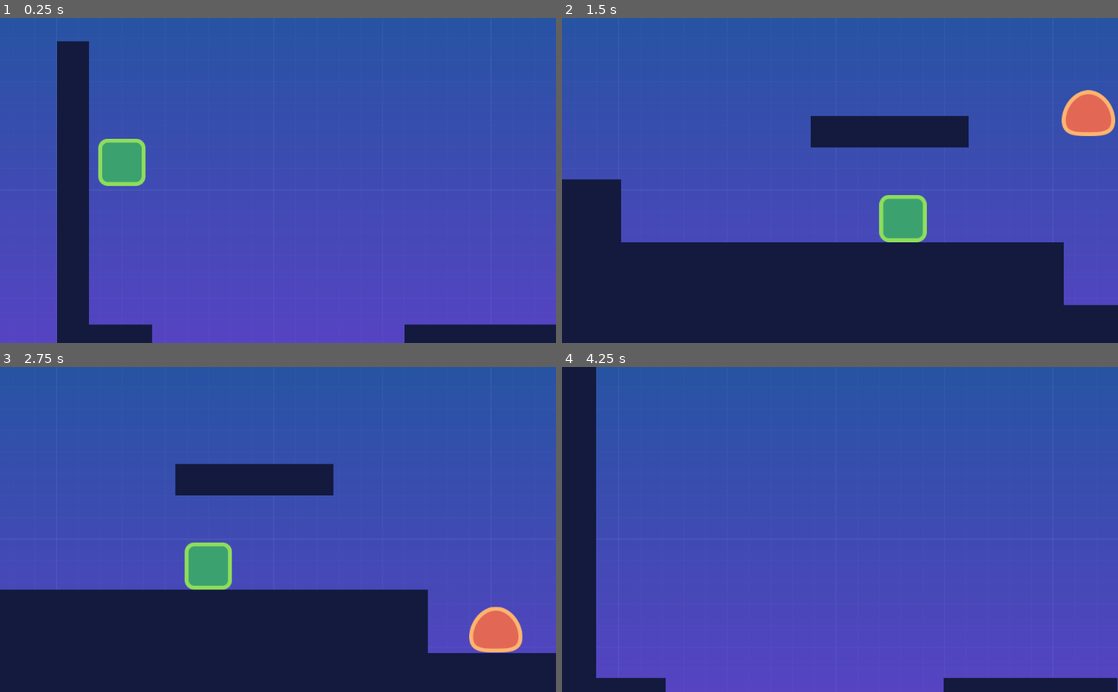
Above: before the commit, frames 1-4 (two rows, left to right).
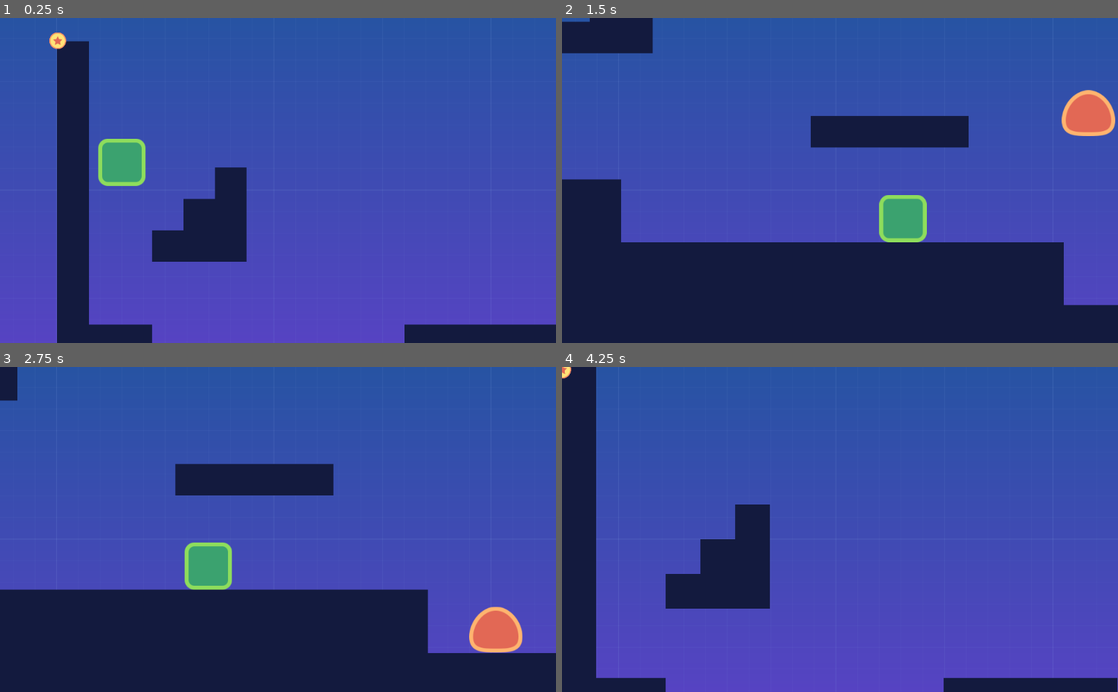
Above: after the commit, the same moments.

Repository: Franofarion/godot_2d_tutorial
Game: Godot game, scene res://src/Levels/LevelTemplate.tscn
Two runs of this game, one before a commit and one after it. Both use one fixed random seed, a clock stepped at 60 frames per second and the inputs below. The project has no main scene, so this scene is started directly.
Inputs:
- Up to frame 1 (0.25 s): no input
- Up to frame 2 (1.5 s): hold D (move_right) from 0.53 s (still down); tap Z (jump) at 0.77 s
- Up to frame 3 (2.75 s): tap Z (jump) at 1.52 s; release D (move_right) at 2.03 s; hold Q (move_left) from 2.03 s (still down)
- Up to frame 4 (4.25 s): release Q (move_left) at 2.78 s; hold D (move_right) from 2.78 s (still down); tap Z (jump) at 3.02, 3.77 s

The runs differ from the first frame. In frame 1, 3.4% of the frame differs, in the area x 8-45%, y 4-75%; in frame 2, 1.7%; in frame 3, 0.3%; in frame 4, 4.1%, in the area x 0-38%, y 0-75%.

Commit message:
create coin, but bug with bouncing animation

Diff:
--- a/src/Levels/LevelTemplate.tscn
+++ b/src/Levels/LevelTemplate.tscn
@@ -1,9 +1,10 @@
-[gd_scene load_steps=7 format=2]
+[gd_scene load_steps=8 format=2]
 
 [ext_resource path="res://assets/tileset.png" type="Texture" id=1]
 [ext_resource path="res://src/Actors/Player.tscn" type="PackedScene" id=2]
 [ext_resource path="res://src/Actors/Enemy.tscn" type="PackedScene" id=3]
 [ext_resource path="res://assets/background.png" type="Texture" id=4]
+[ext_resource path="res://src/Objects/Coin.tscn" type="PackedScene" id=5]
 
 [sub_resource type="ConvexPolygonShape2D" id=1]
 points = PoolVector2Array( 0, 0, 64, 0, 64, 64, 0, 64 )
@@ -56,7 +57,7 @@
 collision_layer = 8
 collision_mask = 0
 format = 1
-tile_data = PoolIntArray( -262144, 0, 0, -196608, 0, 0, -131072, 0, 0, -65536, 0, 0, 0, 0, 0, 55, 0, 0, 56, 0, 0, 57, 0, 0, 58, 0, 0, 59, 0, 0, 65536, 0, 0, 65591, 0, 0, 65592, 0, 0, 65593, 0, 0, 65594, 0, 0, 65595, 0, 0, 131072, 0, 0, 131127, 0, 0, 131128, 0, 0, 1311 …(4826 unchanged characters)…
+tile_data = PoolIntArray( -262144, 0, 0, -196608, 0, 0, -131072, 0, 0, -65536, 0, 0, 0, 0, 0, 5, 0, 0, 55, 0, 0, 56, 0, 0, 57, 0, 0, 58, 0, 0, 59, 0, 0, 65536, 0, 0, 65540, 0, 0, 65541, 0, 0, 65591, 0, 0, 65592, 0, 0, 65593, 0, 0, 65594, 0, 0, 65595, 0, 0, 131072, 0, 0, 131075, 0, 0, 131076, 0, 0, 131077, 0, 0, 131127, 0, 0, 131128, 0, 0, 1311 …(4826 unchanged characters)…
 
 [node name="Player" parent="." instance=ExtResource( 2 )]
 position = Vector2( 130, 192 )
@@ -72,3 +73,15 @@
 
 [node name="Enemy4" parent="." instance=ExtResource( 3 )]
 position = Vector2( 3041, 593 )
+
+[node name="Coin" parent="." instance=ExtResource( 5 )]
+scale = Vector2( 0.5, 0.5 )
+
+[node name="Coin2" parent="." instance=ExtResource( 5 )]
+scale = Vector2( 0.5, 0.5 )
+
+[node name="Coin3" parent="." instance=ExtResource( 5 )]
+scale = Vector2( 0.5, 0.5 )
+
+[node name="Coin4" parent="." instance=ExtResource( 5 )]
+scale = Vector2( 0.5, 0.5 )
--- /dev/null
+++ b/src/Objects/Coin.gd
@@ -0,0 +1,9 @@
+extends Area2D
+
+onready var anim_player: AnimationPlayer = get_node("AnimationPlayer")
+
+func _on_body_entered(body):
+	anim_player.play("fade_out")
+
+
+# Create animation in gdscript instead of "animation" Godot tool
--- /dev/null
+++ b/src/Objects/Coin.tscn
@@ -0,0 +1,111 @@
+[gd_scene load_steps=7 format=2]
+
+[ext_resource path="res://assets/coin.png" type="Texture" id=1]
+[ext_resource path="res://src/Objects/Coin.gd" type="Script" id=2]
+
+[sub_resource type="CircleShape2D" id=1]
+radius = 34.2345
+
+[sub_resource type="Animation" id=2]
+length = 0.001
+tracks/0/type = "value"
+tracks/0/path = NodePath(".:position")
+tracks/0/interp = 1
+tracks/0/loop_wrap = true
+tracks/0/imported = false
+tracks/0/enabled = true
+tracks/0/keys = {
+"times": PoolRealArray( 0 ),
+"transitions": PoolRealArray( 1 ),
+"update": 0,
+"values": [ Vector2( 0, 0 ) ]
+}
+tracks/1/type = "value"
+tracks/1/path = NodePath(".:modulate")
+tracks/1/interp = 1
+tracks/1/loop_wrap = true
+tracks/1/imported = false
+tracks/1/enabled = true
+tracks/1/keys = {
+"times": PoolRealArray( 0 ),
+"transitions": PoolRealArray( 1 ),
+"update": 0,
+"values": [ Color( 1, 1, 1, 1 ) ]
+}
+
+[sub_resource type="Animation" id=3]
+resource_name = "bouncing"
+length = 1.2
+tracks/0/type = "value"
+tracks/0/path = NodePath("coin:position")
+tracks/0/interp = 1
+tracks/0/loop_wrap = true
+tracks/0/imported = false
+tracks/0/enabled = true
+tracks/0/keys = {
+"times": PoolRealArray( 0, 0.7, 1.2 ),
+"transitions": PoolRealArray( 0.287174, 2.82843, 1 ),
+"update": 0,
+"values": [ Vector2( 0, 9 ), Vector2( 0, -10 ), Vector2( 0, 9 ) ]
+}
+tracks/1/type = "value"
+tracks/1/path = NodePath(".:modulate")
+tracks/1/interp = 1
+tracks/1/loop_wrap = true
+tracks/1/imported = false
+tracks/1/enabled = true
+tracks/1/keys = {
+"times": PoolRealArray( 0 ),
+"transitions": PoolRealArray( 1 ),
+"update": 0,
+"values": [ Color( 1, 1, 1, 1 ) ]
+}
+
+[sub_resource type="Animation" id=4]
+resource_name = "fade_out"
+length = 0.6
+tracks/0/type = "value"
+tracks/0/path = NodePath(".:modulate")
+tracks/0/interp = 1
+tracks/0/loop_wrap = true
+tracks/0/imported = false
+tracks/0/enabled = true
+tracks/0/keys = {
+"times": PoolRealArray( 0, 0.6 ),
+"transitions": PoolRealArray( 1, 0.406126 ),
+"update": 0,
+"values": [ Color( 1, 1, 1, 1 ), Color( 1, 1, 1, 0 ) ]
+}
+tracks/1/type = "method"
+tracks/1/path = NodePath(".")
+tracks/1/interp = 1
+tracks/1/loop_wrap = true
+tracks/1/imported = false
+tracks/1/enabled = true
+tracks/1/keys = {
+"times": PoolRealArray( 0.6 ),
+"transitions": PoolRealArray( 1 ),
+"values": [ {
+"args": [  ],
+"method": "queue_free"
+} ]
+}
+
+[node name="Coin" type="Area2D"]
+collision_layer = 4
+script = ExtResource( 2 )
+
+[node name="coin" type="Sprite" parent="."]
+position = Vector2( 0, 9 )
+texture = ExtResource( 1 )
+
+[node name="CollisionShape2D" type="CollisionShape2D" parent="."]
+shape = SubResource( 1 )
+
+[node name="AnimationPlayer" type="AnimationPlayer" parent="."]
+autoplay = "bouncing"
+anims/RESET = SubResource( 2 )
+anims/bouncing = SubResource( 3 )
+anims/fade_out = SubResource( 4 )
+
+[connection signal="body_entered" from="." to="." method="_on_body_entered"]
